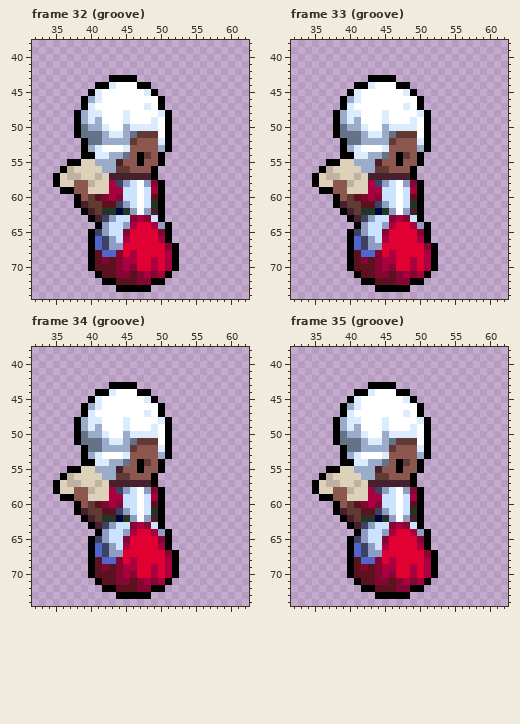
Pixel-art file: assets_src/image/units/commanders/duchess/map_duchess.ase. The picture above is the old version.
80x80 pixels, 70 frames. Shown: frame 32 (groove): x 32..62, y 38..74; frame 33 (groove): x 32..62, y 38..74; frame 34 (groove): x 32..62, y 38..74; frame 35 (groove): x 32..62, y 38..74. The commit also changed other frames, which this record leaves out.
The result:
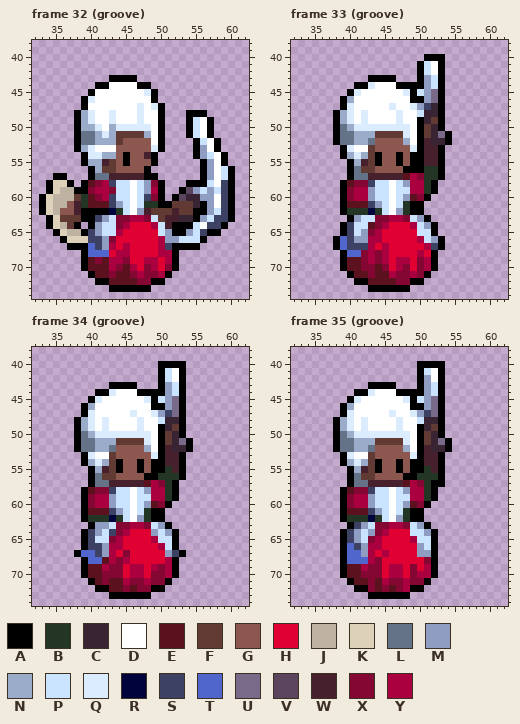
Palette (. is transparent): A #000000  B #233524  C #382433  D #ffffff  E #5c111e  F #623a34  G #8c574f  H #e00031  J #beb2a2  K #ded1ba  L #647387  M #8f9dc2  N #9aacc9  P #cae4ff  Q #dbecff  R #01033c  S #3d4265  T #5166cd  U #7a6a8a  V #5b455e  W #47202e  X #830633  Y #aa003f
The exact change:
Changed rows in their new state; - is an unchanged pixel.
Frame 32 (groove), layer "Layer 1":
first column x 33:
44 ----------D-----------------
45 --------D-------------------
46 -------QD-------A.----------
47 -------D------QDQ-----------
48 --------D-Q-D-Q--A.--AAA----
49 --------D-Q-D-Q-DA.--APDA---
50 ------N-QDNQQ---DA.--APDA---
51 --------NQNFFF-NDA.--APDA---
52 -----AL-N--FGG--DA.---APDA--
53 -----ANQD--GG---QA.---AMDA--
54 -------Q-N-GA-GWA.----AMPDA-
55 ----..AN-WFGA-G-A.-----AMDA-
56 ---....ANFFGG--A.------AMDPA
57 ---A...ALL-----A-------AMDPA
58 -AK-A.AEXYSPPDP------AAAPDSA
59 -AKJJAAXYYXP-DPM----AVMPMPSA
60 AKJJJFBEXYSP-DPSX--AVCCMMDSA
61 AKJJGWBEE-SMPDPB--AFFFCAMDSA
62 AKJGGW-AAARBPDMWFFFWFFAAMPSA
63 -AKFFFA-SMPXXY---FWWCCAMPSSA
64 -AKJFA-AMP-XYH---PWAAAPDSSA-
65 --AKJJASMP-YH----PMAAMPSAA--
66 ---AKKKSSMXHH-----MMPPPA----
67 ----AAATSMYHY----YS-AAA-----
68 ------ATT-HYYH---Y----------
69 ------AEXEYYXH-Y------------
70 ------AE--Y-EY-X--X---------
71 -------AE-XEEXYX------------
72 --------A-E-----------------
73 ----------A-----------------
Frame 33 (groove), layer "Layer 1":
first column x 35:
40 ----------------AAA-
41 ---------------APDA-
42 ---------------APDA-
43 ---------------AMPA-
44 --------------AAMPA-
45 ---------------PMUA-
46 ------D-------A-MUA-
47 -----------Q-DQMSCA-
48 ------DQ--D-Q--PCCA-
49 ------DQ--D-Q-DACFA-
50 ------Q-QQQ---DAFCA-
51 ------N-NFFF-QDAFCUA
52 ---AL-N-LGGG-NDAWCCA
53 -----QD-FGG---QAWWA-
54 -----N-NFAG--GA-WWA-
55 --...A-WFA----A-WWA-
56 -....ALFFGG--A-ABBA-
57 .....ALL-----EYXBBA-
58 ....AEXXSPPDP-YYBA--
59 -...AXYYMP-DP--YBA--
60 ---.AXYYMP-DPM-XA---
61 ---.AEE-SMPDPBA-----
62 -----BB-RBPDMBA-----
63 ------MPPXXY---MA---
64 ----ASPPEXYH---PMA--
65 ----ASP-XYH----PPA--
66 ---ATSMMYYH-----PMA-
67 ---ATSS-YHY-----YSA-
68 ----ATTXY-YH---YH---
69 ----AE--Y--HYYHX----
70 ----AE-XXEXHYXHX----
71 -----AE-XEEY-XYX----
72 ------A-E-----------
73 --------A-----------
Frame 34 (groove), layer "Layer 1":
first column x 35:
40 ---------------AAAA-
41 ---------------APDA-
42 ---------------APDA-
43 ---------------AMPA-
44 --------------AAMPA-
45 ---------------PMUA-
46 ------D-------A-MUA-
47 -----------Q-DQMSUA-
48 ------DQ--D-Q--PCCA-
49 ------DQ--D-Q-DACFA-
50 ------Q-QQQ---DAFCA-
51 ------N-NFFF-QDAFCUA
52 ---AL-N-LGGG-NDAWCCA
53 -----QD-FGG---QAWWA-
54 -----N-NFAG--GA-WWA-
55 --...A-WFA----A-BWA-
56 -....ALFFGG--A-BBBA-
57 .....ALL-----EYXBA--
58 ....AEXXSPPDP-YYBA--
59 -...AXYYMP-DP--YBA--
60 ---.AXYYMP-DPM-XA---
61 ---.AEE-SMPDPBA-----
62 -----BB-RBPDMBA-----
63 ------MMPXXY---MA---
64 ----ASMPSXYH--MPMA--
65 ----ASPPXYH---YPPA--
66 ----ASSMYYH-----PA--
67 ---ATTSMYHX-----MSA-
68 ----ATTEY-YH--------
69 ----AE-YX-H-Y--X----
70 ----AE-XX-HYY-XX----
71 -----AEX-EYX---X----
72 ------A-E-X---------
73 --------A-----------
Frame 35 (groove), layer "Layer 1":
first column x 35:
40 ---------------AAAA-
41 ---------------APDA-
42 ---------------AMDA-
43 ---------------AMPA-
44 --------------AAMPA-
45 ---------------PMUA-
46 ------D-------A-MUA-
47 -----------Q-DQMSUA-
48 ------DQ--D-Q--PCCA-
49 ------DQ--D-Q-DACFA-
50 ------Q-QQQ---DAFCA-
51 ------N-NFFF-QDAFCUA
52 ---AL-N-LGGG-NDAWCCA
53 -----QD-FGG---QAWWA-
54 -----N-NFAG--GA-WWA-
55 --...A-WFA----A-BWA-
56 -....ALFFGG--A-BBBA-
57 .....ALL-----EYXBAA-
58 ....AEXXSPPDP-YYBA--
59 -...AXYYMP-DP--YBA--
60 ---.AXYYMP-DPM-XA---
61 ---.AEE-SMPDPBA-----
62 -----BB-RBPDMBA-----
63 ------SMPXXY---MA---
64 ----ASMPMXYH--PPMA--
65 ----ASMPXYH---YPPA--
66 ----ATSMYYH----MPA--
67 ----AT-MYHY----MM---
68 ----ATT-Y--H----X---
69 ----AE-YX-H-Y-X-----
70 ----AE-XX-HYY-XY----
71 -----AE-XEYX---X----
72 ------A-X-X--Y------
73 --------A-----------
